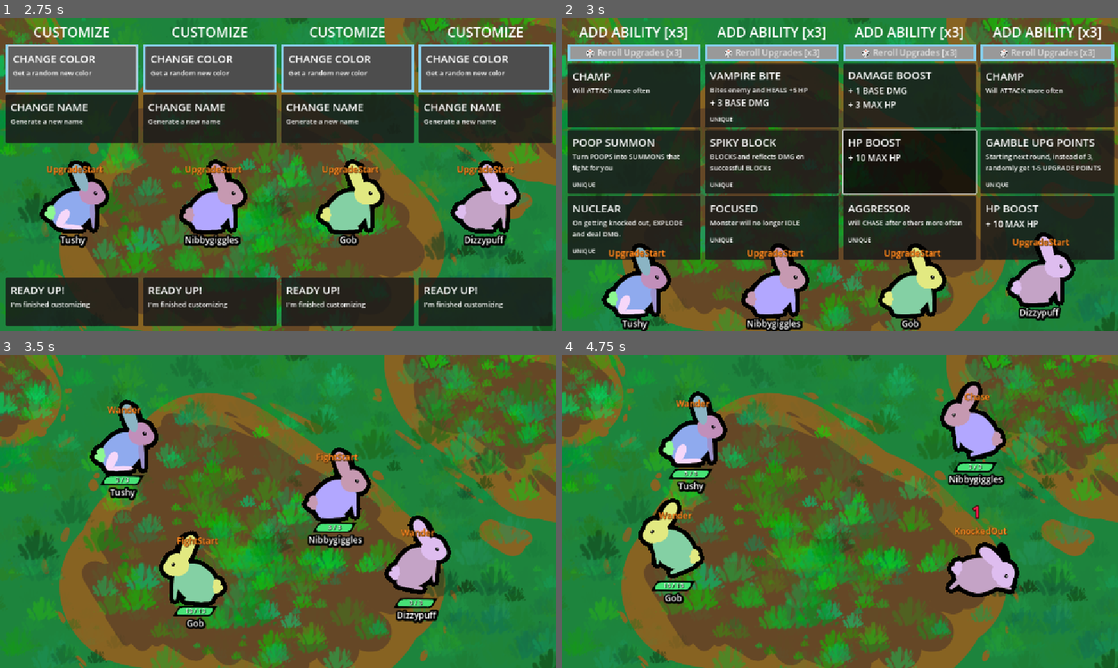
Above: before the commit, frames 1-4 (two rows, left to right).
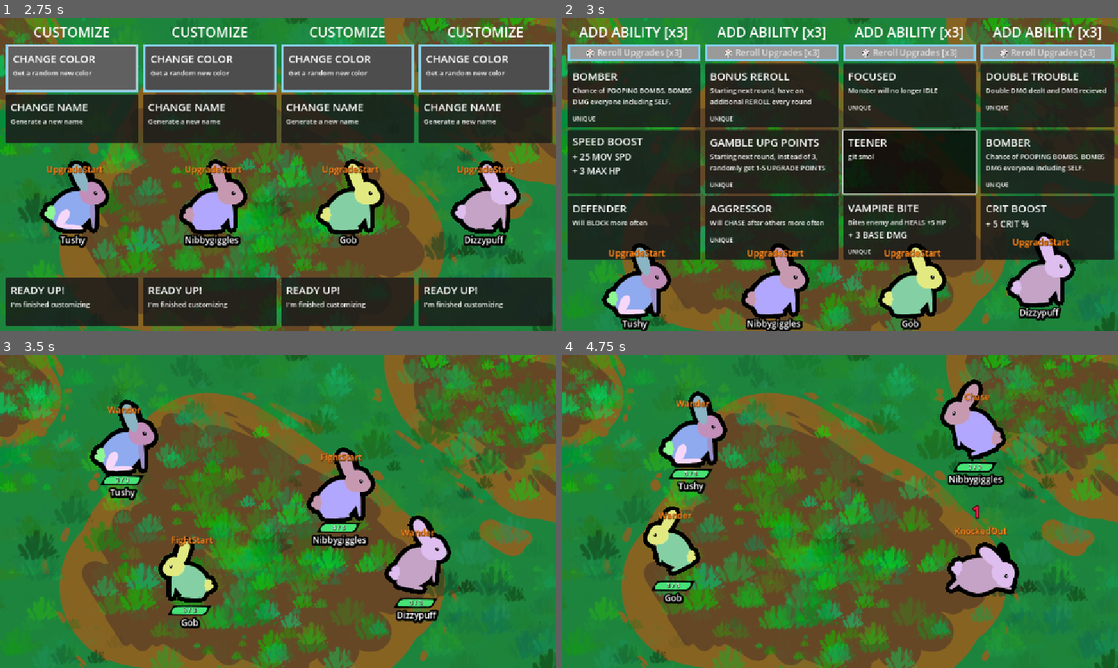
Above: after the commit, the same moments.

Repository: Galitie/tm2
Game: Godot game, scene res://test_scene.tscn
Same seed, same stepped clock (60 frames per second), same inputs: the game is played once before the commit and once after it. Sound files missing from this copy of the repository are replaced by a short silence.
Inputs (mouse positions are in pixels of both pictures, inside the frame that each line leads up to):
- Up to frame 1 (2.75 s): click (72, 68) at 0.52 s; click (72, 68) at 1.27 s; click (72, 68) at 2.02 s
- Up to frame 2 (3 s): tap Enter (ui_accept) at 2.75 s; move the mouse to (962, 158) at 2.77 s; click (962, 158) at 2.92 s
- Up to frame 3 (3.5 s): tap Enter (ui_accept) at 3.02 s
- Up to frame 4 (4.75 s): move the mouse to (728, 527) at 3.52 s; click (728, 527) at 3.67 s; tap Enter (ui_accept) at 3.77 s; move the mouse to (895, 442) at 4.27 s; click (895, 442) at 4.42 s

Frame 1 is identical in both runs. In frame 2, 7.3% of the frame differs, in the area x 1-98%, y 17-76%; in frame 3, 2.8%; in frame 4, 1.5%.

Commit message:
Made smaller and bigger cards

Diff:
--- /dev/null
+++ b/Cards/Resources/larger.tres
@@ -0,0 +1,23 @@
+[gd_resource type="Resource" script_class="CardResourceScript" load_steps=3 format=3 uid="uid://phcwpn7m4yun"]
+
+[ext_resource type="Script" uid="uid://bba020kqbcn8s" path="res://monster_part.gd" id="1_ih14w"]
+[ext_resource type="Script" uid="uid://bfco2om6esxdu" path="res://Cards/card_info.gd" id="2_dbp5b"]
+
+[resource]
+script = ExtResource("2_dbp5b")
+card_name = "SIZE BOOST"
+description = "git LORGER"
+Type = "immediate"
+state_id = "larger"
+unique = false
+remove_specific_states = Array[int]([])
+parts_and_acc = Array[ExtResource("1_ih14w")]([])
+attribute_1 = 0
+attribute_label_1 = ""
+attribute_amount_1 = 0
+attribute_2 = 0
+attribute_label_2 = ""
+attribute_amount_2 = 0
+attribute_3 = 0
+attribute_label_3 = ""
+attribute_amount_3 = 0.0
--- /dev/null
+++ b/Cards/Resources/smaller.tres
@@ -0,0 +1,23 @@
+[gd_resource type="Resource" script_class="CardResourceScript" load_steps=3 format=3 uid="uid://cgypuyq157lm6"]
+
+[ext_resource type="Script" uid="uid://bba020kqbcn8s" path="res://monster_part.gd" id="1_ybs07"]
+[ext_resource type="Script" uid="uid://bfco2om6esxdu" path="res://Cards/card_info.gd" id="2_1efvu"]
+
+[resource]
+script = ExtResource("2_1efvu")
+card_name = "TEENER"
+description = "git smol"
+Type = "immediate"
+state_id = "smaller"
+unique = false
+remove_specific_states = Array[int]([])
+parts_and_acc = Array[ExtResource("1_ybs07")]([])
+attribute_1 = 0
+attribute_label_1 = ""
+attribute_amount_1 = 0
+attribute_2 = 0
+attribute_label_2 = ""
+attribute_amount_2 = 0
+attribute_3 = 0
+attribute_label_3 = ""
+attribute_amount_3 = 0.0
--- a/StateMachine/fight_start.gd
+++ b/StateMachine/fight_start.gd
@@ -15,10 +15,13 @@
 	monster.name_label.show()
 
 	if monster.target_point != null:
+		var root: Node2D = monster.get_node("root")
+		var s: Vector2 = root.scale
 		if monster.target_point.x < monster.global_position.x:
-			monster.get_node("root").scale = Vector2(-1, 1)
+			s.x = -abs(s.x)
 		else:
-			monster.get_node("root").scale = Vector2(1, 1)
+			s.x = abs(s.x)
+		root.scale = s
 		moving_in = true
 		monster.animation_player.play("walk", -1.0, 2.0)
 	else:
@@ -28,14 +31,18 @@
 	if moving_in:
 		monster.global_position = monster.global_position.move_toward(monster.target_point, arrival_speed * delta)
 
+		var root: Node2D = monster.get_node("root")
+		var s: Vector2 = root.scale
 		if monster.target_point.x < monster.global_position.x:
-			monster.get_node("root").scale = Vector2(-1, 1)
+			s.x = -abs(s.x)
 		else:
-			monster.get_node("root").scale = Vector2(1, 1)
+			s.x = abs(s.x)
+		root.scale = s
 
 		if monster.global_position.is_equal_approx(monster.target_point):
 			moving_in = false
-			monster.get_node("root").scale = Vector2(1, 1)
+			s.x = abs(s.x)   # face right, keep size
+			root.scale = s
 			monster.global_position = monster.target_point
 			monster.animation_player.play("idle")
 			_emit_next_behavior()
--- a/StateMachine/upgrade.gd
+++ b/StateMachine/upgrade.gd
@@ -32,10 +32,13 @@
 func animation_finished(anim_name: String):
 	if anim_name == "get_up":
 		got_up = true
+		var root: Node2D = monster.get_node("root")
+		var s: Vector2 = root.scale
 		if monster.target_point.x < monster.global_position.x:
-			monster.get_node("root").scale = Vector2(-1, 1)
+			s.x = -abs(s.x)
 		else:
-			monster.get_node("root").scale = Vector2(1, 1)
+			s.x = abs(s.x)
+		root.scale = s
 		# Should be "run", but it's debatable if I should make run animations
 		monster.animation_player.play("walk", -1.0, 2.0)
 
@@ -45,6 +48,9 @@
 		monster.global_position = monster.global_position.move_toward(monster.target_point, 800 * _delta)
 
 	if monster.global_position.is_equal_approx(monster.target_point):
-		monster.get_node("root").scale = Vector2(1, 1)
+		var root: Node2D = monster.get_node("root")
+		var s: Vector2 = root.scale
+		s.x = abs(s.x)
+		root.scale = s
 		monster.global_position = monster.target_point
 		monster.animation_player.play("idle")
--- a/UI/player_upgrade_panel.gd
+++ b/UI/player_upgrade_panel.gd
@@ -8,7 +8,7 @@
 @onready var upgrade_title = $VBoxContainer/UpgradeTitle/Label
 
 var player : Player
-var resource_array: Array[Resource] = [ load("uid://f53own34678k"), load("res:/ …(575 unchanged characters)…
+var resource_array: Array[Resource] = [load("uid://cgypuyq157lm6"), load("uid://phcwpn7m4yun"), load("uid://f53own34678k"), load("res:/ …(575 unchanged characters)…
 @onready var button_array: Array[Node] = [reroll_button, $VBoxContainer/UpgradeCard1, $VBoxContainer/UpgradeCard2, $VBoxContainer/UpgradeCard3]
 var current_user_position_in_button_array : int = 0
 var new_stylebox_normal = StyleBoxFlat.new()
--- a/main.gd
+++ b/main.gd
@@ -353,6 +353,12 @@
 				player.monster.thorns = true
 			"death_explode":
 				player.death_explode = true
+			"larger":
+				player.monster.root.scale += Vector2(.15, .15)
+				player.monster.body_collision.scale += Vector2(.15, .15)
+			"smaller":
+				player.monster.root.scale -= Vector2(.15, .15)
+				player.monster.body_collision.scale -= Vector2(.15, .15)
 			_:
 				player.monster.state_machine.state_choices[card_resource.Type].append(card_resource.state_id)
 	if card_resource.remove_specific_states.size():
--- a/monster.gd
+++ b/monster.gd
@@ -26,11 +26,10 @@
 @onready var max_health_fill_style = load("uid://b1cqxdsndopa") as StyleBox
 @onready var low_health_fill_style := load("uid://dlwdv81v5y0h7") as StyleBox
 @onready var animation_player : AnimationPlayer = $root/anim_player
-@onready var monster_container : CanvasGroup = $root
 @onready var animation_player_damage = $AnimationPlayer_Damage
 
 @onready var poop_checker = $root/PoopChecker
-@onready var body_collision = $body
+@onready var body_collision = $body_collision
 
 @onready var audio_player = $AudioStreamPlayer
 
@@ -77,13 +76,14 @@
 
 func _physics_process(_delta):
 	move_and_slide()
+	var s: Vector2 = root.scale
 	if velocity.length() > 0 and velocity.x > 0:
-		monster_container.scale = Vector2(1,1)
+		s.x = abs(s.x)
 		facing = "right"
 	if velocity.length() > 0 and velocity.x < 0:
-		monster_container.scale = Vector2(-1,1)
+		s.x = -abs(s.x)
 		facing = "left"
-
+	root.scale = s
 	var line_thickness: float = 4.0 * Globals.game.camera.zoom.x
 	root.material.set_shader_parameter("line_thickness", line_thickness)
 
--- a/monster.tscn
+++ b/monster.tscn
@@ -149,15 +149,9 @@
 [node name="CollisionShape2D" type="CollisionShape2D" parent="root/PoopChecker"]
 shape = SubResource("CircleShape2D_lqt3o")
 
-[node name="body" type="CollisionShape2D" parent="."]
+[node name="body_collision" type="CollisionShape2D" parent="."]
 rotation = 1.5708
 shape = SubResource("CapsuleShape2D_5105l")
-
-[node name="right_target" type="Node2D" parent="body"]
-position = Vector2(-0.00050354, -158)
-
-[node name="left_target" type="Node2D" parent="body"]
-position = Vector2(0.000549316, 161)
 
 [node name="StateMachine" type="Node" parent="."]
 script = ExtResource("18_cjpl6")
